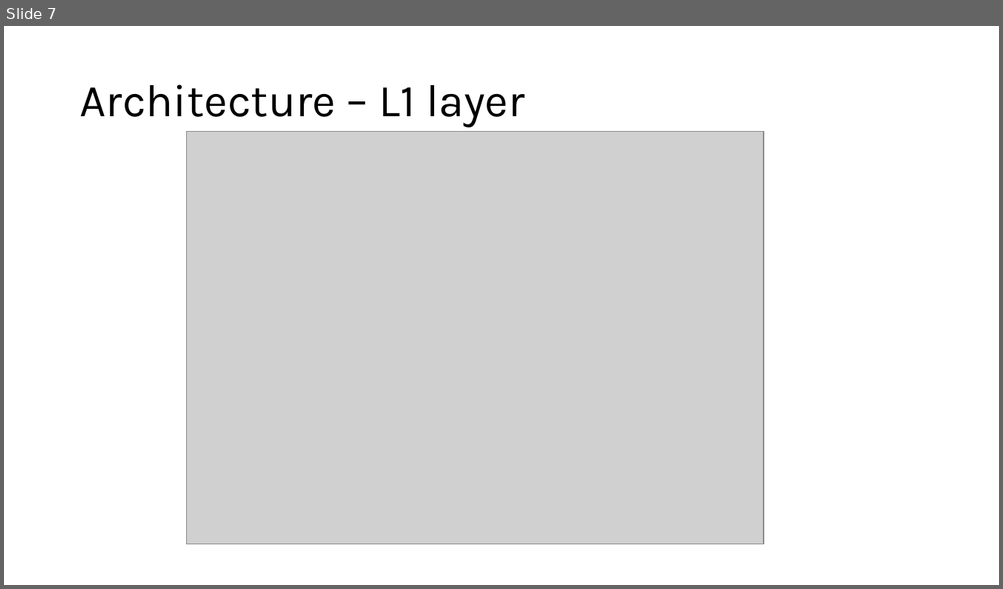
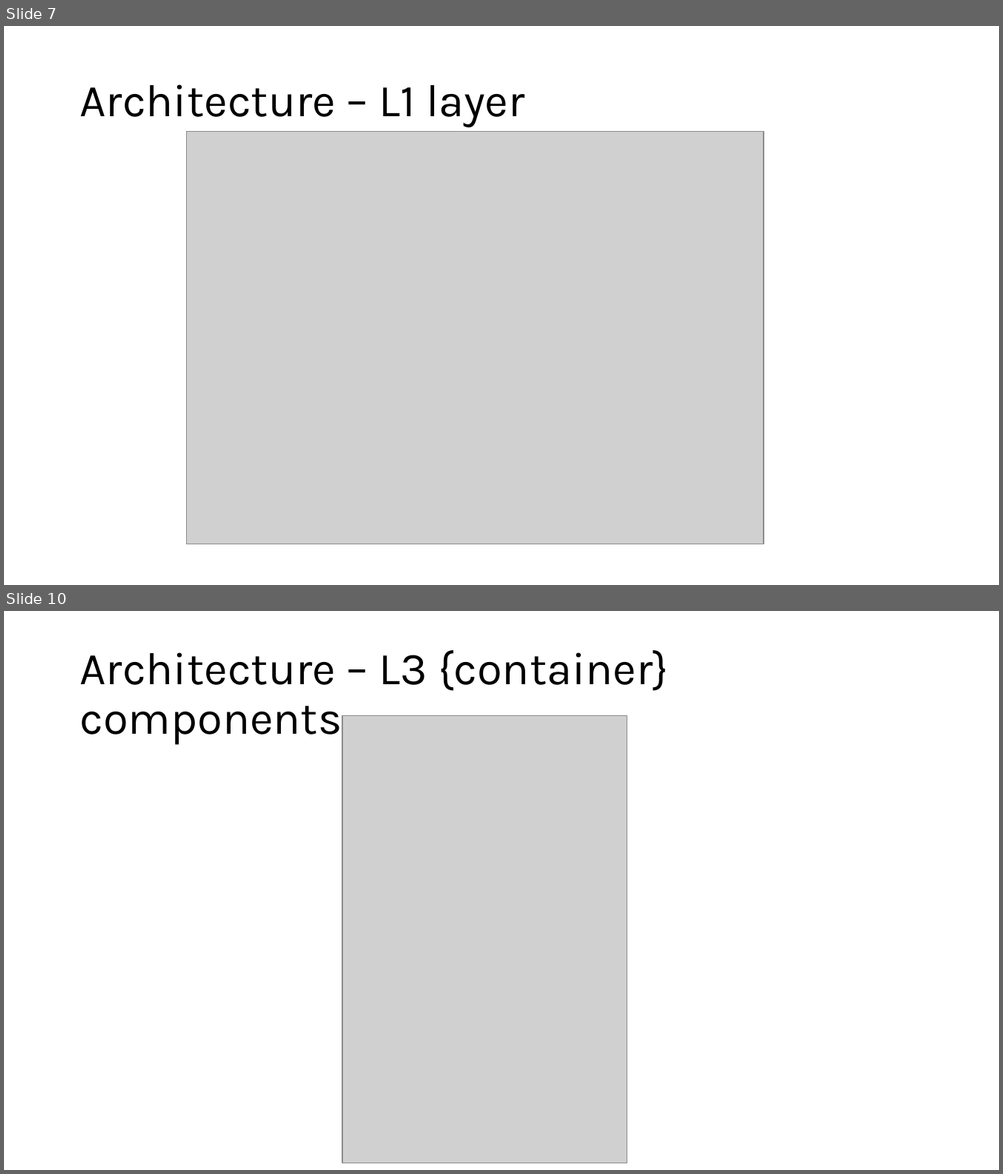
Before and after one commit to Jan-Novak00/Enrollments1, a slide deck: Milestone1/milestone1_presentation.pptx. Shown one above the other, each under a label of ours: slide 7 before the commit, slides 7 and 10 after it; the slides between them are not shown. The pictures are 1003x589 and 1003x1174 pixels, drawn with LibreOffice and Linux fonts; fonts in the diff are those of the drawing; grey boxes stand for pictures. Boxes give left, top, right and bottom in pixels: in the first picture for what was removed or moved away, otherwise in the second. Text is boxed around its words. In the diff, an @@ line names an element or a change of style, - is before the commit and + after.

```diff
--- a/Milestone1/milestone1_presentation.pptx
+++ b/Milestone1/milestone1_presentation.pptx
@@ slide 10 added at (x1=4, y1=611, x2=999, y2=1170), background #FFFFFF @@
@@ title added at (x1=79, y1=650, x2=669, y2=745), 44 pt, text #000000 @@
+Architecture – L3 {container} components
@@ picture added at (x1=342, y1=715, x2=627, y2=1164) @@
```
Also in this commit, not shown: 3 slides changed.
